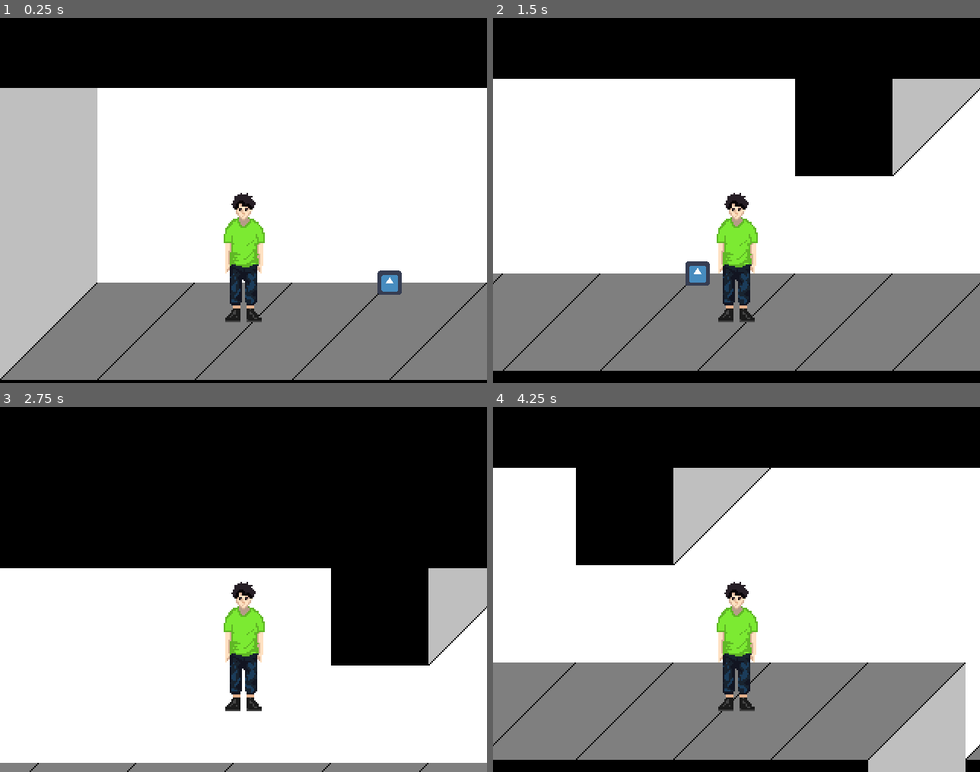
Above: before the commit, frames 1-4 (two rows, left to right).
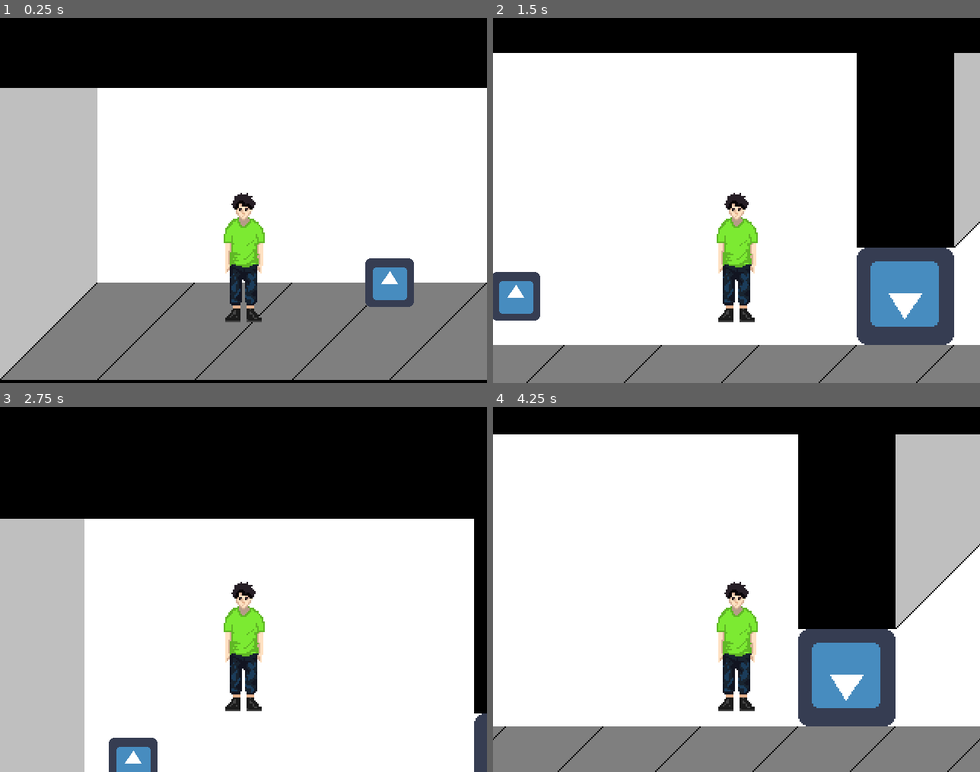
Above: after the commit, the same moments.

Repository: flyJV/MakeshiftMonikerGameProject1
Game: Godot game, scene res://GameScenes/GameCore.tscn
The game is run twice, just before and just after one commit, with the same random seed, the same clock (stepped at 60 frames per second) and the same inputs. The engine's default icon, where the game draws it, is replaced by a stand-in: a white triangle on a blue panel in a dark square.
Inputs:
- Up to frame 1 (0.25 s): no input
- Up to frame 2 (1.5 s): hold D (action_right) from 0.53 s (still down); tap Ctrl (action_3) at 0.6 s; tap W (action_up) at 0.77 s; tap End (ui_end) at 0.8, 1.35 s
- Up to frame 3 (2.75 s): tap W (action_up) at 1.52 s; tap Ctrl (action_3) at 1.55 s; release D (action_right) at 2.03 s; hold A (action_left) from 2.03 s (still down); hold Space (action_1) from 2.03 s (still down); tap End (ui_end) at 2.3 s
- Up to frame 4 (4.25 s): release A (action_left) at 2.78 s; release Space (action_1) at 2.78 s; hold D (action_right) from 2.78 s (still down); tap Shift (action_2) at 2.85 s; tap W (action_up) at 3.02, 3.77 s; tap Ctrl (action_3) at 3.05, 3.6 s; tap End (ui_end) at 3.8 s

The runs differ from the first frame. In frame 1, 1.2% of the frame differs, in the area x 75-85%, y 65-80%; in frame 2, 42%; in frame 3, 34%; in frame 4, 53%, in the area x 0-100%, y 7-100%.

Commit message:
Some Tweaking
Fixed a lock & key bug on test assets, as well as some work on level handling.

Diff:
--- a/DevScenes/Tiles.tscn
+++ b/DevScenes/Tiles.tscn
@@ -71,8 +71,8 @@
 [node name="StaticBody2D" type="StaticBody2D" parent="BottomRight"]
 
 [node name="CollisionShape2D" type="CollisionShape2D" parent="BottomRight/StaticBody2D"]
-position = Vector2( -16, 0 )
-shape = SubResource( 3 )
+position = Vector2( -16, -16 )
+shape = SubResource( 4 )
 
 [node name="UpperLeft" type="Sprite" parent="."]
 texture = ExtResource( 7 )
@@ -80,8 +80,8 @@
 [node name="StaticBody2D" type="StaticBody2D" parent="UpperLeft"]
 
 [node name="CollisionShape2D" type="CollisionShape2D" parent="UpperLeft/StaticBody2D"]
-position = Vector2( 0, 16 )
-shape = SubResource( 1 )
+position = Vector2( 16, 16 )
+shape = SubResource( 4 )
 
 [node name="UpperRight" type="Sprite" parent="."]
 texture = ExtResource( 8 )
--- a/GameScenes/GameCore.tscn
+++ b/GameScenes/GameCore.tscn
@@ -1,6 +1,5 @@
-[gd_scene load_steps=4 format=2]
+[gd_scene load_steps=3 format=2]
 
-[ext_resource path="res://LevelScenes/Home.tscn" type="PackedScene" id=1]
 [ext_resource path="res://ObjectScenes/Player.tscn" type="PackedScene" id=2]
 [ext_resource path="res://Scripts/GameCore.gd" type="Script" id=4]
 
@@ -9,11 +8,13 @@
 __meta__ = {
 "_edit_horizontal_guides_": [ -72.0 ]
 }
-
-[node name="Home" parent="." instance=ExtResource( 1 )]
+keys = 2
+levels = [ "res://LevelScenes/Home.tscn", "res://LevelScenes/SideTestWorld.tscn" ]
+startPos = [ Vector2( 160, 90 ), Vector2( 160, 90 ) ]
 
 [node name="Player" parent="." instance=ExtResource( 2 )]
 position = Vector2( 160, 90 )
+z_index = 1
 
 [node name="Camera2D" type="Camera2D" parent="Player"]
 position = Vector2( 0, -32 )
--- a/LevelScenes/SideTestWorld.tscn
+++ b/LevelScenes/SideTestWorld.tscn
@@ -1,10 +1,8 @@
-[gd_scene load_steps=6 format=2]
+[gd_scene load_steps=4 format=2]
 
 [ext_resource path="res://ObjectScenes/TestKey1.tscn" type="PackedScene" id=1]
 [ext_resource path="res://ObjectScenes/LockDoorTest.tscn" type="PackedScene" id=2]
 [ext_resource path="res://TileMaps/test.tres" type="TileSet" id=3]
-[ext_resource path="res://Scripts/TouchDoorTest.gd" type="Script" id=4]
-[ext_resource path="res://Scripts/TestKey1.gd" type="Script" id=5]
 
 [node name="SideTestWorld" type="Node2D"]
 
@@ -13,16 +11,8 @@
 format = 1
 tile_data = PoolIntArray( -131077, 1, 0, -131076, 1, 0, -131075, 1, 0, -131074, 1, 0, -131073, 1, 0, -196608, 1, 0, -19 …(13430 unchanged characters)…
 
-[node name="LockDoorTest" type="StaticBody2D" parent="." instance=ExtResource( 2 )]
+[node name="LockDoorTest" parent="." instance=ExtResource( 2 )]
 position = Vector2( 288, 160 )
-collision_layer = 5
-script = ExtResource( 4 )
 
-[node name="Key" type="Area2D" parent="." instance=ExtResource( 1 )]
+[node name="Key" parent="." instance=ExtResource( 1 )]
 position = Vector2( 32, 160 )
-collision_layer = 4
-collision_mask = 4
-script = ExtResource( 5 )
-
-[connection signal="area_entered" from="Key" to="Key" method="_on_Area2D_area_entered"]
-[connection signal="area_exited" from="Key" to="Key" method="_on_Key_area_exited"]
--- a/ObjectScenes/TestKey1.tscn
+++ b/ObjectScenes/TestKey1.tscn
@@ -7,7 +7,6 @@
 radius = 32.0
 
 [node name="Key" type="Node2D"]
-scale = Vector2( 0.5, 0.5 )
 script = ExtResource( 2 )
 
 [node name="Sprite" type="Sprite" parent="."]
--- a/Scripts/GameCore.gd
+++ b/Scripts/GameCore.gd
@@ -4,11 +4,29 @@
 
 # Declare member variables here. Examples:
 export var keys = 0
+export (Array, String) var levels
+export (Array, Vector2) var startPos
+onready var player = $Player
+var lastLevel
+
+func loadWorld(levelID, posID):
+	var loadLevel = load(levels[levelID])
+	if (lastLevel):
+		lastLevel.free()
+	if (loadLevel):
+		lastLevel = loadLevel.instance()
+		call_deferred("add_child", lastLevel)
+		player.position = (startPos[posID])
+
+func _ready():
+	loadWorld(0, 0)
 
 # OK, so it just quits right now
 func _input(_event):
 	if Input.is_action_just_released("ui_cancel"):
 		get_tree().quit(0)
+	if Input.is_action_just_pressed("ui_end"):
+		loadWorld(1, 1)
 
 # Just a test thing at the moment.
 func coolThing():
--- a/Scripts/TestKey1.gd
+++ b/Scripts/TestKey1.gd
@@ -12,8 +12,7 @@
 func _input(_event):
 	# Pick key up if key pressed.
 	if canGet and Input.is_action_just_pressed("action_3"):
-		$KeyCollide/CollisionShape2D.set_deferred("disabled", true)
-		$Sprite.visible = false
+		yeet()
 		canGet = false
 		gameCore.keys += 1
 		print("Got key!")
--- a/Scripts/TouchDoorTest.gd
+++ b/Scripts/TouchDoorTest.gd
@@ -17,7 +17,7 @@
 # Area2D scans.
 func _on_Area2D_area_entered(_area):
 	# Unlock immediately if we got a key.
-	if gameCore.keys:
+	if gameCore.keys and locked:
 		gameCore.keys -= 1
 		locked = false
 		print("Open Sesame!")
--- a/TileMaps/test.tres
+++ b/TileMaps/test.tres
@@ -147,17 +147,17 @@
 5/tile_mode = 0
 5/occluder_offset = Vector2( 32, 32 )
 5/navigation_offset = Vector2( 32, 32 )
-5/shape_offset = Vector2( 16, 32 )
-5/shape_transform = Transform2D( 1, 0, 0, 1, 16, 32 )
-5/shape = SubResource( 3 )
+5/shape_offset = Vector2( 16, 16 )
+5/shape_transform = Transform2D( 1, 0, 0, 1, 16, 16 )
+5/shape = SubResource( 4 )
 5/shape_one_way = false
 5/shape_one_way_margin = 1.0
 5/shapes = [ {
 "autotile_coord": Vector2( 0, 0 ),
 "one_way": false,
 "one_way_margin": 1.0,
-"shape": SubResource( 3 ),
-"shape_transform": Transform2D( 1, 0, 0, 1, 16, 32 )
+"shape": SubResource( 4 ),
+"shape_transform": Transform2D( 1, 0, 0, 1, 16, 16 )
 } ]
 5/z_index = 0
 6/name = "UpperLeft"
@@ -168,17 +168,17 @@
 6/tile_mode = 0
 6/occluder_offset = Vector2( 32, 32 )
 6/navigation_offset = Vector2( 32, 32 )
-6/shape_offset = Vector2( 32, 48 )
-6/shape_transform = Transform2D( 1, 0, 0, 1, 32, 48 )
-6/shape = SubResource( 1 )
+6/shape_offset = Vector2( 48, 48 )
+6/shape_transform = Transform2D( 1, 0, 0, 1, 48, 48 )
+6/shape = SubResource( 4 )
 6/shape_one_way = false
 6/shape_one_way_margin = 1.0
 6/shapes = [ {
 "autotile_coord": Vector2( 0, 0 ),
 "one_way": false,
 "one_way_margin": 1.0,
-"shape": SubResource( 1 ),
-"shape_transform": Transform2D( 1, 0, 0, 1, 32, 48 )
+"shape": SubResource( 4 ),
+"shape_transform": Transform2D( 1, 0, 0, 1, 48, 48 )
 } ]
 6/z_index = 0
 7/name = "UpperRight"
--- a/project.godot
+++ b/project.godot
@@ -21,7 +21,6 @@
 window/size/height=240
 window/size/resizable=false
 window/size/borderless=true
-window/size/always_on_top=true
 window/size/test_width=960
 window/size/test_height=720
 window/stretch/mode="2d"
